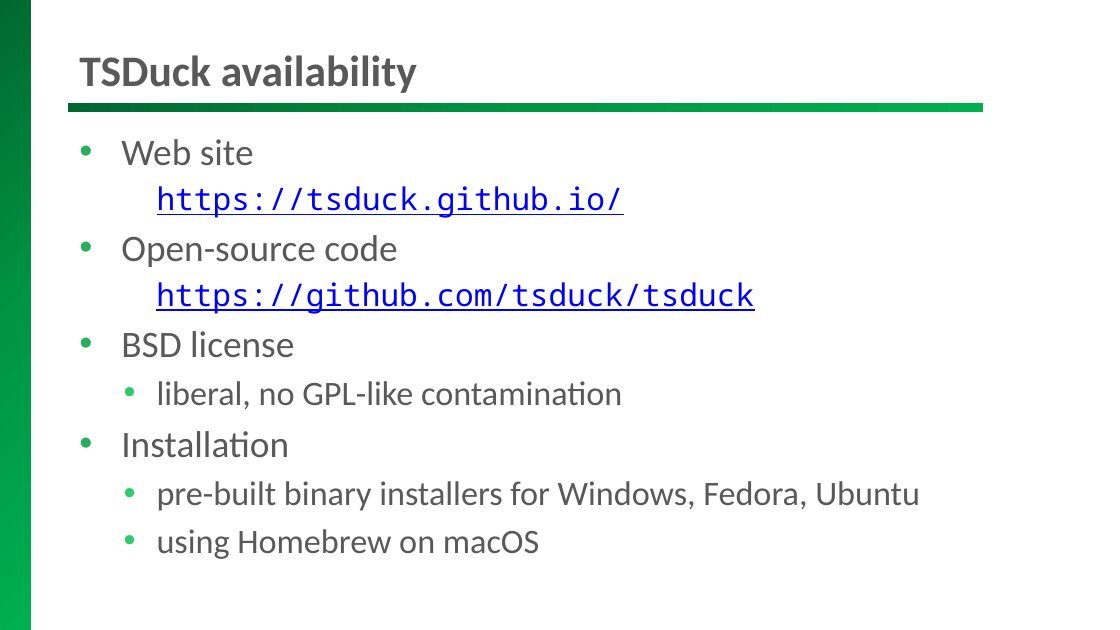
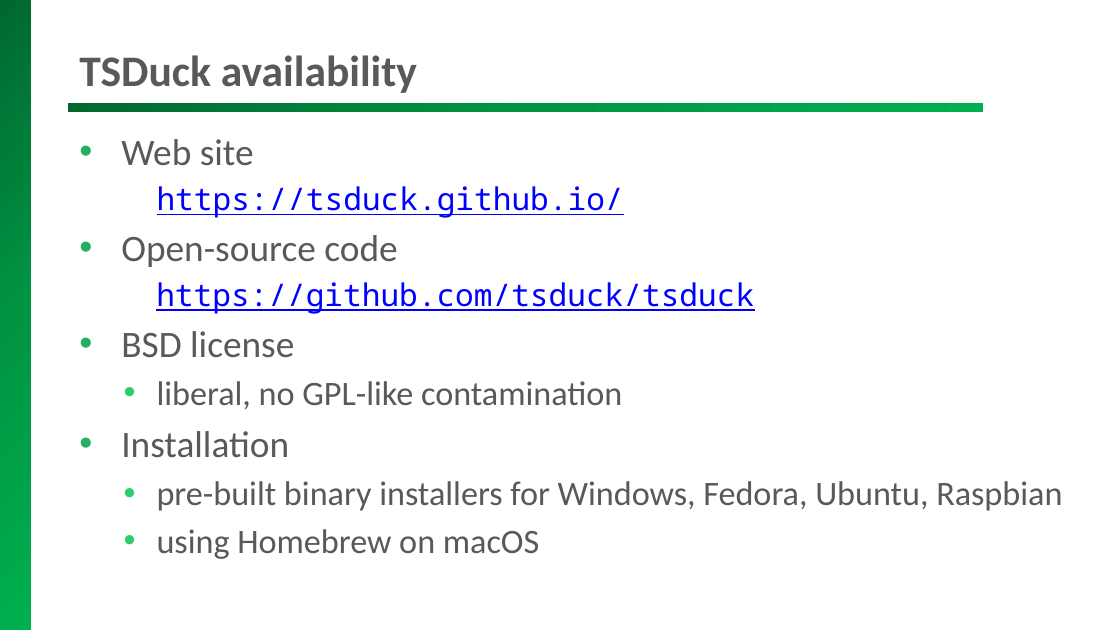
Before and after one commit to tsduck/tsduck, a slide deck: slide 6 of doc/tsduck-presentation.pptx (slide 5 before the commit). Drawn at 1120x630 pixels with LibreOffice and Linux fonts; fonts in the diff are those of the drawing; background and template pictures are left out. Boxes give left, top, right and bottom in pixels: in the first picture for what was removed or moved away, otherwise in the second. Text is boxed around its words. In the diff, an @@ line names an element or a change of style, - is before the commit and + after.

```diff
--- a/doc/tsduck-presentation.pptx
+++ b/doc/tsduck-presentation.pptx
@@ text at (x1=157, y1=481, x2=1062, y2=511): text changed @@
-  • pre-built binary installers for Windows, Fedora, Ubuntu
+  • pre-built binary installers for Windows, Fedora, Ubuntu, Raspbian
```
Also in this commit, not shown: 10 other slides changed, 2 slides added, 6 other files.
